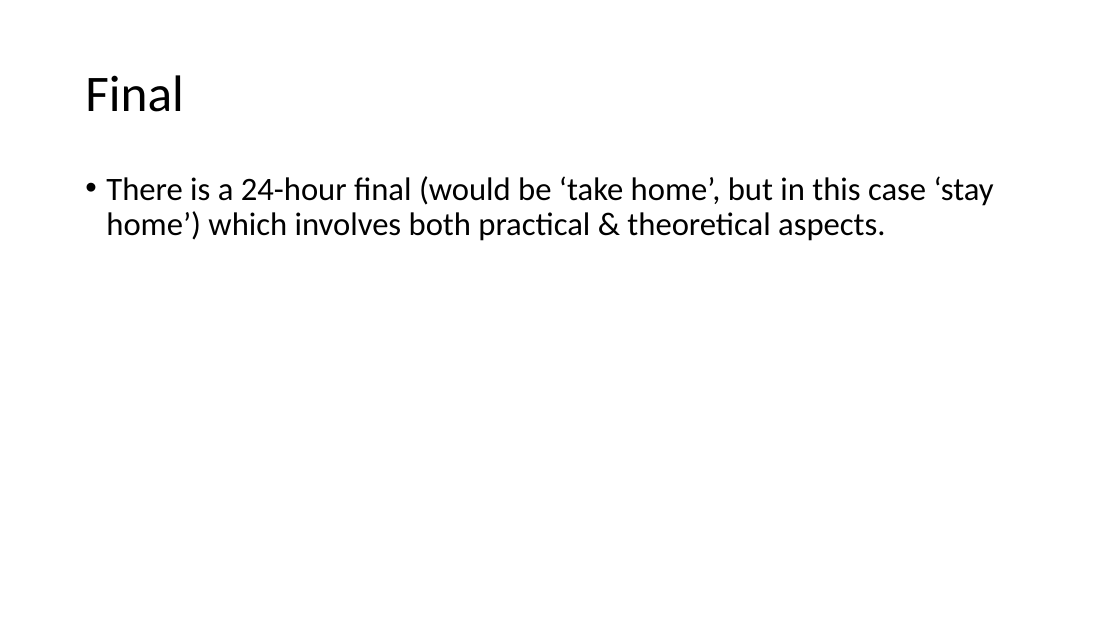
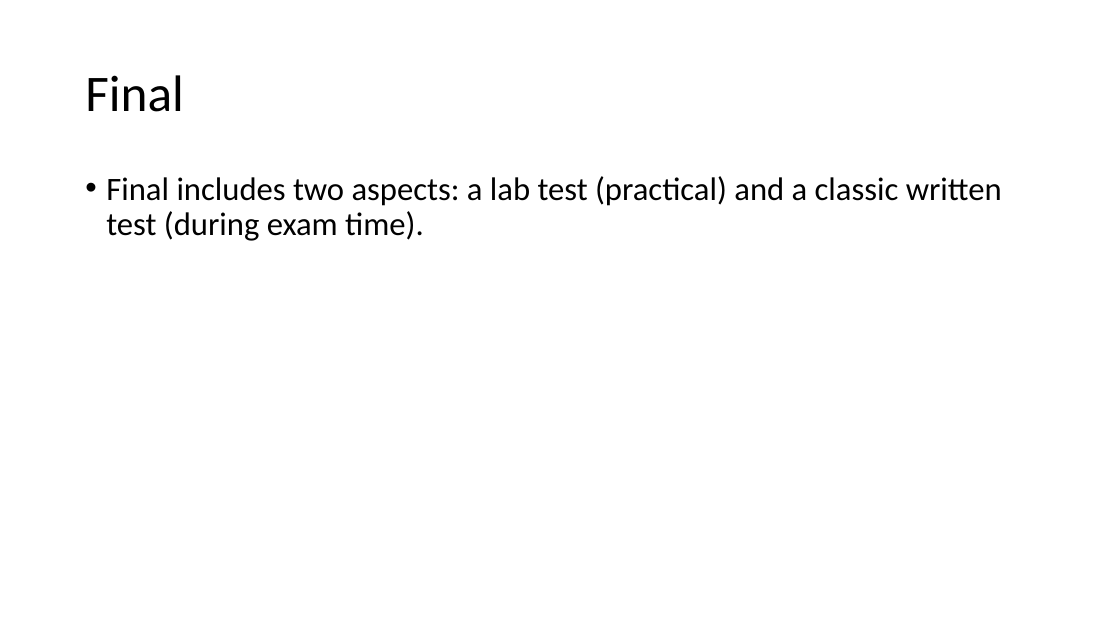
Before and after one commit to colinoflynn/eced4406, a slide deck: slide 12 of slides/0x100/0x100 – Introduction to the Introduction.pptx. Drawn at 1120x630 pixels with LibreOffice and Linux fonts; fonts in the diff are those of the drawing. Boxes give left, top, right and bottom in pixels: in the first picture for what was removed or moved away, otherwise in the second. Text is boxed around its words. In the diff, an @@ line names an element or a change of style, - is before the commit and + after.

```diff
--- a/slides/0x100/0x100 – Introduction to the Introduction.pptx
+++ b/slides/0x100/0x100 – Introduction to the Introduction.pptx
@@ text at box(106, 176, 1002, 241): text changed @@
-• There is a 24-hour final (would be ‘take home’, but in this case ‘stay home’) which involves both practical & theoretical aspects.
+• Final includes two aspects: a lab test (practical) and a classic written test (during exam time).
```
Also in this commit, not shown: 6 other slides changed, 1 slide added, 1 slide removed, 43 other files.
